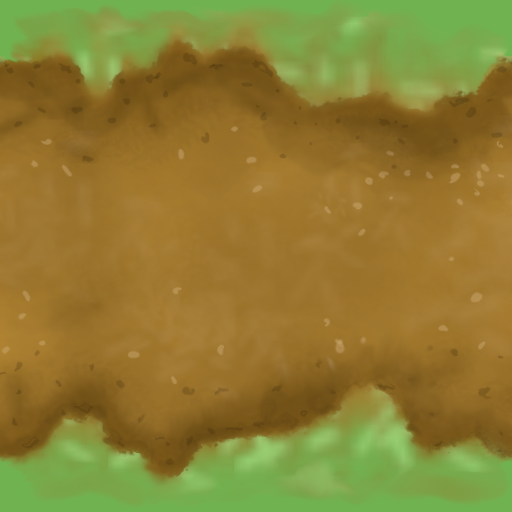
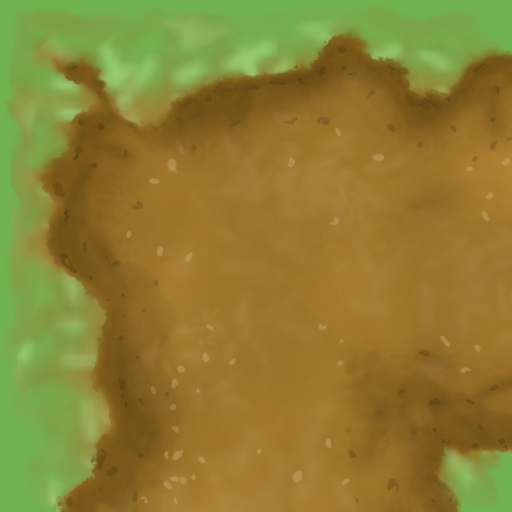
The second 512 x 512 image is a revision of the first. Changes to its layers:
added layer "up right" above "up left" over left=0, top=0, right=512, bottom=512
hid "horizontal" over left=0, top=0, right=512, bottom=512
